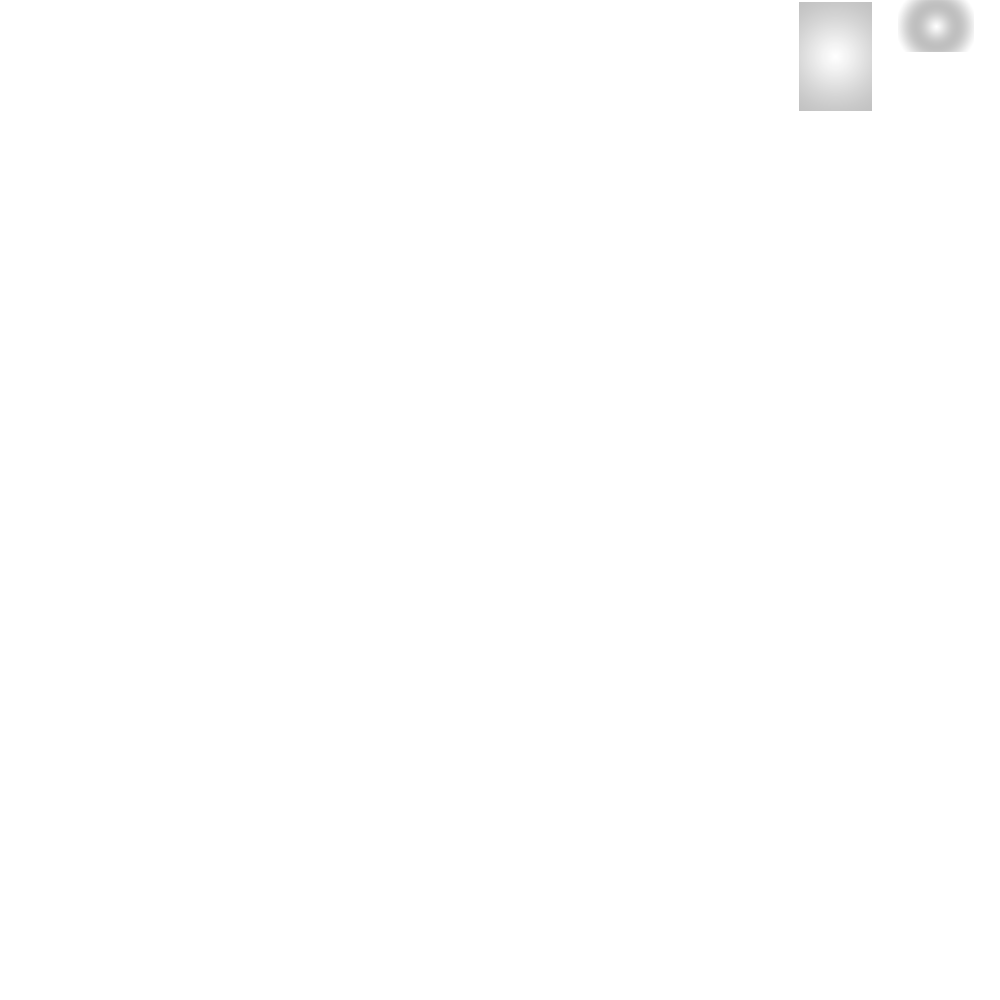
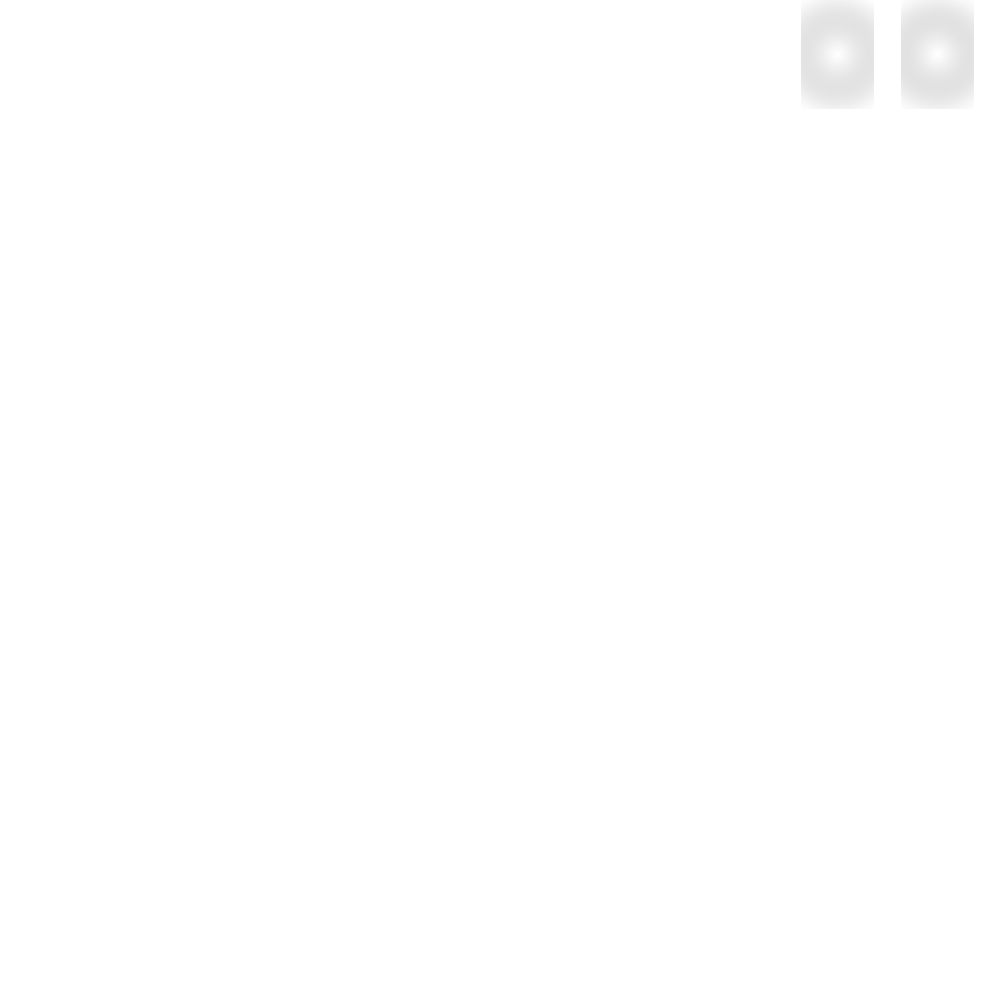
Revision of a layered (1000, 1000) image; what changed, layer by layer:
hid "Градиентная заливка 1 копия", painted on it over <box>898,0,974,52</box>
added layer "Gradient Fill 1 копия" above "Gradient Fill 1" over <box>901,0,974,109</box>
painted on "Gradient Fill 1" over <box>799,0,874,111</box>
